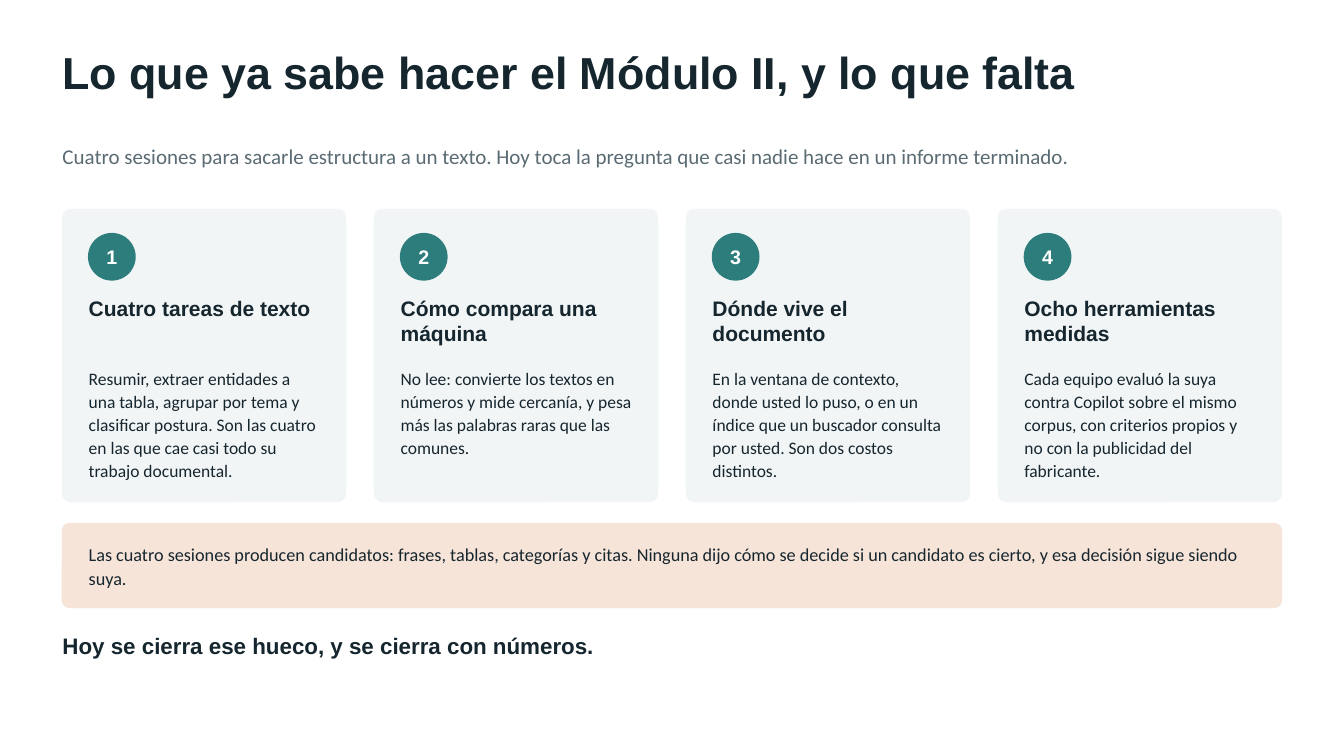
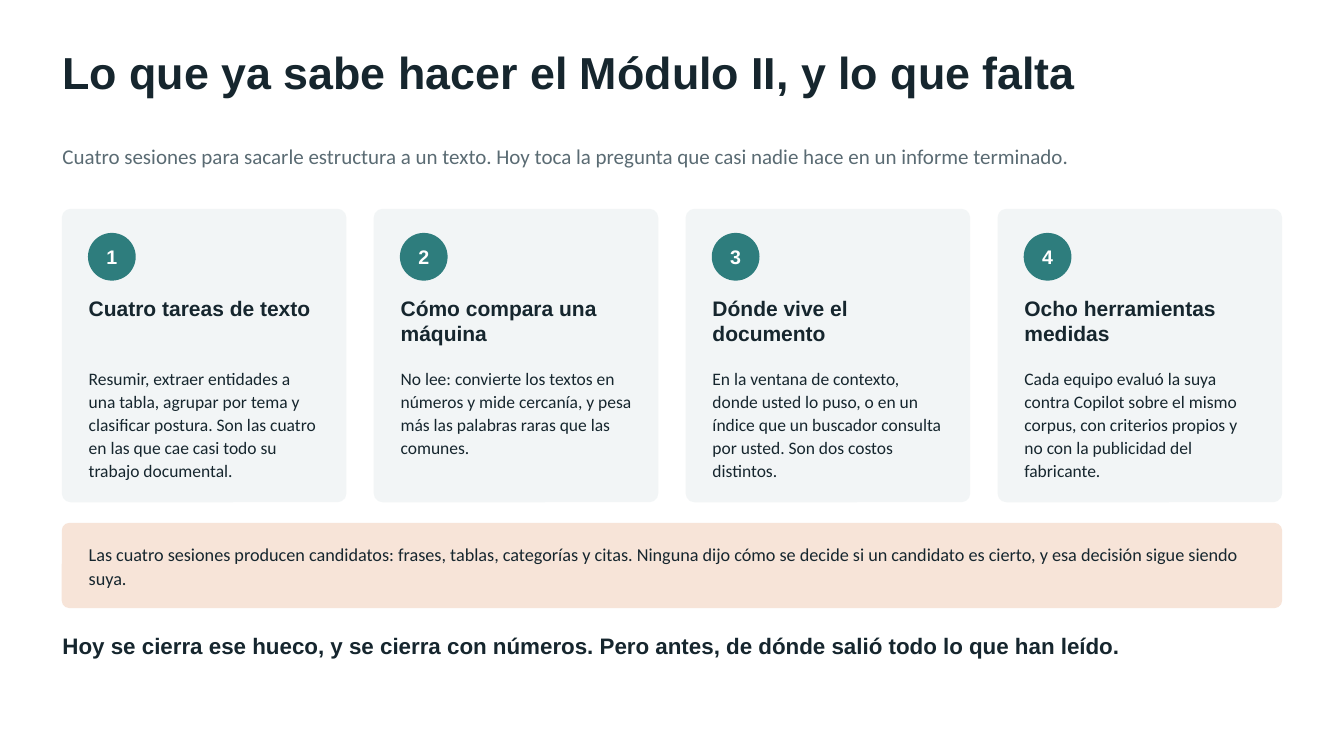
Before and after one commit to marvtrejo/curso-inegi-gen-ai, a slide deck: slide 3 of sesion-06/Sesion_06_Laboratorio_Cualitativo.pptx. Drawn at 1344x756 pixels with LibreOffice and Linux fonts; fonts in the diff are those of the drawing. Boxes give left, top, right and bottom in pixels: in the first picture for what was removed or moved away, otherwise in the second. Text is boxed around its words. In the diff, an @@ line names an element or a change of style, - is before the commit and + after.

```diff
--- a/sesion-06/Sesion_06_Laboratorio_Cualitativo.pptx
+++ b/sesion-06/Sesion_06_Laboratorio_Cualitativo.pptx
@@ text at bbox=[62, 637, 1119, 659]: text changed @@
-Hoy se cierra ese hueco, y se cierra con números.
+Hoy se cierra ese hueco, y se cierra con números. Pero antes, de dónde salió todo lo que han leído.
```
Also in this commit, not shown: 9 other slides changed, 3 slides added, 2 other files.
